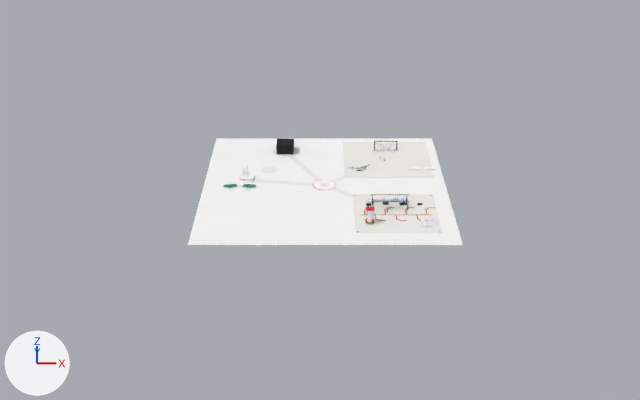
What one commit did to the Blender file assets/blender/world.blend.
Rendered twice from a 50 mm camera at (-8.0, -1325.0, 638.0) aimed at (-8.0, -47.0, -4.0). Lighting does not change. The marker at lower left points along +X, +Y and +Z. The first picture is the older version.

The scene before the commit, as lines of its bpy script (objects in view):
```python
me_evidence_cypher_ground = bpy.data.meshes.new('evidence.cypher.ground')
me_evidence_cypher_ground.from_pydata(...)  # a box spanning x -0.5..0.5, y -0.5..0.5, z -0.5..0.5
me_evidence_cypher_ground.materials.append(mat_tok_surface_2)  # white #f1efea
me_fabrication_pcb_ground = bpy.data.meshes.new('fabrication.pcb.ground')
me_fabrication_pcb_ground.from_pydata(...)  # a box spanning x -0.5..0.5, y -0.5..0.5, z -0.5..0.5
me_fabrication_pcb_ground.materials.append(mat_tok_surface_2)  # white #f1efea
me_shared_ground_base = bpy.data.meshes.new('shared.ground.base')
me_shared_ground_base.from_pydata([(-0.5, -0.5, 0.0), (0.5, -0.5, 0.0), (-0.5, 0.5, 0.0), (0.5, 0.5, 0.0)], [], [(0, 1, 3, 2)])
me_shared_ground_base.materials.append(mat_tok_bg)  # white #fafaf8
ob_evidence_cypher_ground = bpy.data.objects.new('evidence.cypher.ground', me_evidence_cypher_ground)
ob_evidence_cypher_ground.location = (110.0, 105.0, 0.0)
ob_evidence_cypher_ground.scale = (150.0, 150.0, 0.2)
ob_fabrication_pcb_ground = bpy.data.objects.new('fabrication.pcb.ground', me_fabrication_pcb_ground)
ob_fabrication_pcb_ground.location = (110.0, -100.0, 0.0)
ob_fabrication_pcb_ground.scale = (130.0, 130.0, 0.2)
ob_shared_ground_base = bpy.data.objects.new('shared.ground.base', me_shared_ground_base)
ob_shared_ground_base.location = (0.0, 0.0, 0.0)
ob_shared_ground_base.scale = (400.0, 400.0, 1.0)
```
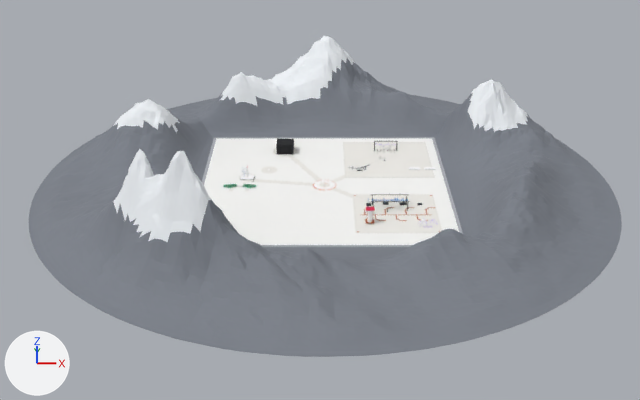
Edits to the bpy script that builds the scene:
```text
Add mat_tok_rock:
    mat_tok_rock = principled_material('tok.rock')
    mat_tok_rock.base_color = (0.198, 0.216, 0.25)  # grey #7b8089
    mat_tok_rock.roughness = 0.85
Add mat_tok_snow:
    mat_tok_snow = principled_material('tok.snow')
    mat_tok_snow.base_color = (0.855, 0.888, 0.922)  # white #eef2f6
    mat_tok_snow.roughness = 0.85
Add me_backdrop_range_ring:
    me_backdrop_range_ring.from_pydata(...)  # 7920 vertices, 7680 faces; spans x -470.0..470.0, y -470.0..470.0, z 0.0..179.0
    # faces by material slot: [6774, 906]
    me_backdrop_range_ring.materials.append(mat_tok_rock)  # grey #7b8089
    me_backdrop_range_ring.materials.append(mat_tok_snow)  # white #eef2f6
Add ob_backdrop_range_ring:
    ob_backdrop_range_ring = bpy.data.objects.new('backdrop.range.ring', me_backdrop_range_ring)
    ob_backdrop_range_ring.location = (0.0, 0.0, 0.0)
```

What differs and where, as boxes [x1, y1, x2, y2] in the pictures (640 x 400 px):
'backdrop.range.ring', added: after [29, 36, 622, 357]
    faces in mat_tok_rock (grey #7b8089): [29, 58, 622, 357]
    faces in mat_tok_snow (white #eef2f6): [113, 36, 528, 242]
